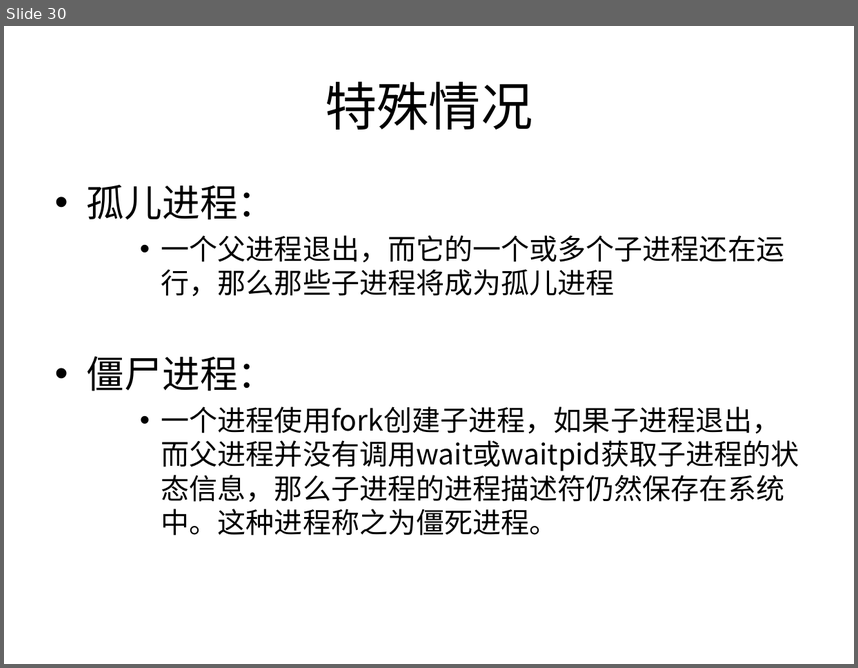
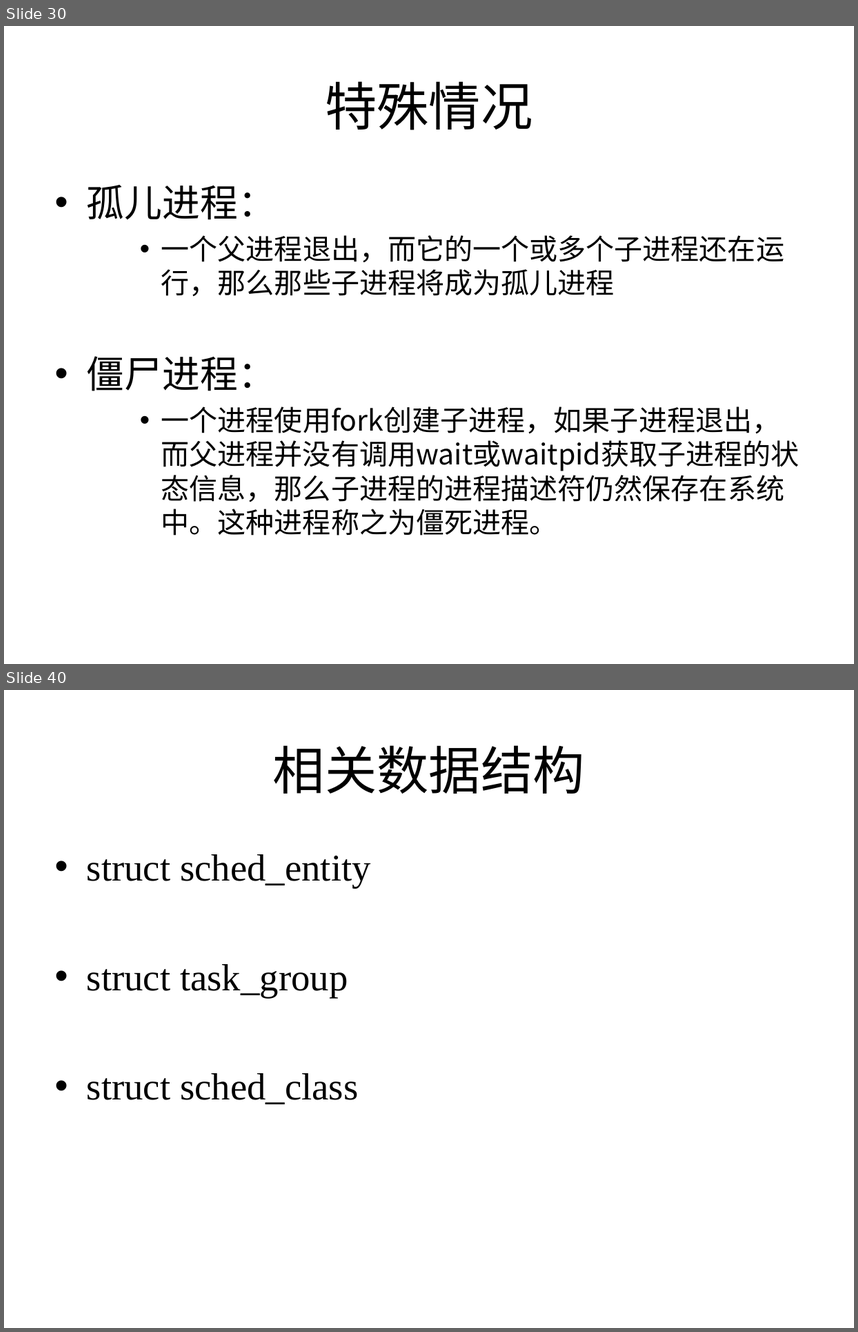
Before and after one commit to Winddoing/embedded_linux_notes, a slide deck: doc/进程调度/进程调度.ppt. Shown one above the other, each under a label of ours: slide 30 before the commit, slides 30 and 40 after it; the slides between them are not shown. The pictures are 858x668 and 858x1332 pixels, drawn with LibreOffice and Linux fonts; fonts in the diff are those of the drawing. Boxes give left, top, right and bottom in pixels: in the first picture for what was removed or moved away, otherwise in the second. Text is boxed around its words. In the diff, an @@ line names an element or a change of style, - is before the commit and + after.

```diff
--- a/doc/进程调度/进程调度.ppt
+++ b/doc/进程调度/进程调度.ppt
@@ slide 40 added at (x1=4, y1=690, x2=854, y2=1328), background #FFFFFF @@
@@ title added at (x1=273, y1=745, x2=585, y2=793), 44 pt, text #000000 @@
+相关数据结构
@@ text added at (x1=87, y1=854, x2=371, y2=1104), 32 pt, text #000000 @@
+• struct sched_entity
+• struct task_group
+• struct sched_class
```
Also in this commit, not shown: 3 slides changed, 13 other slides added, 1 other file.
